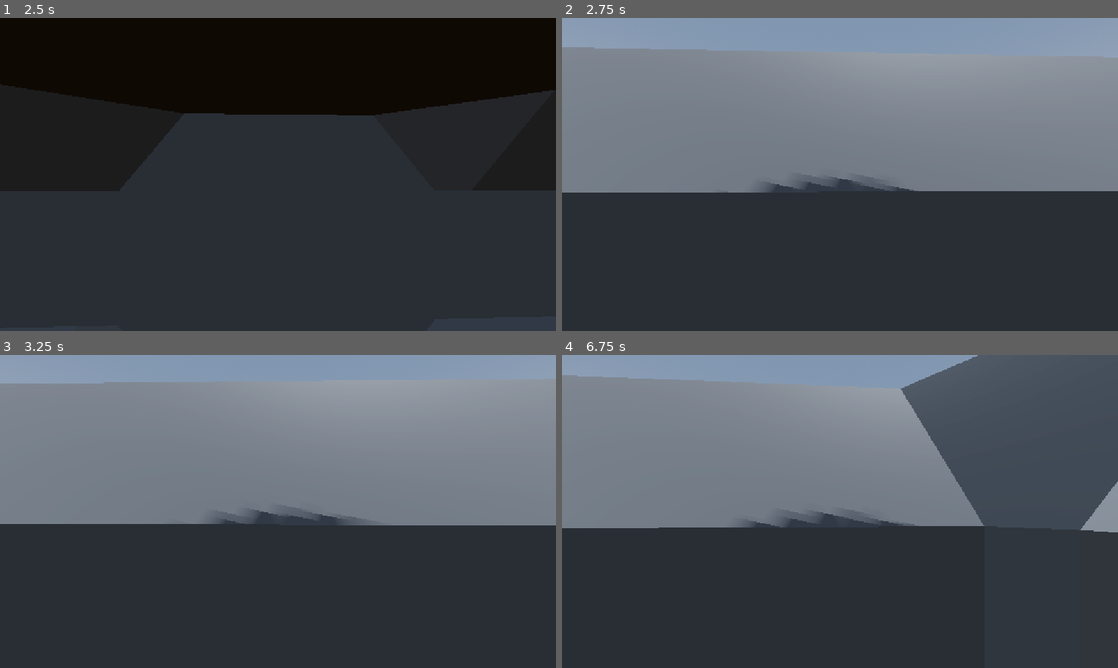
Above: before the commit, frames 1-4 (two rows, left to right).
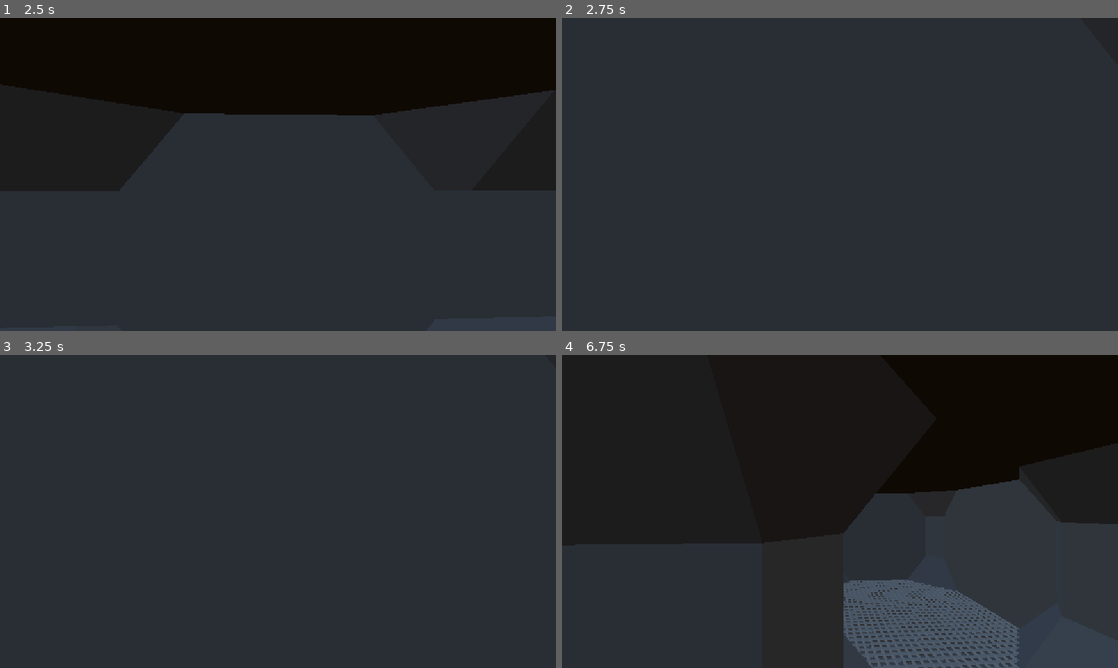
Above: after the commit, the same moments.

Repository: NicheDevelopers/brace-for-impact
Game: Godot game, scene res://src/MapGenerator/parts/corridors/demo/CorridorsDemo.tscn
Same seed, same stepped clock (60 frames per second), same inputs: the game is played once before the commit and once after it. This scene is started directly instead of the project's main scene.
Inputs (mouse positions are in pixels of both pictures, inside the frame that each line leads up to):
- Up to frame 1 (2.5 s): tap Enter at 0.5 s; move the mouse to (305, 174) at 0.52 s; hold Ctrl (crouch) 0.53-1.28 s; hold W (move_forward) from 0.53 s (still down); tap Space (jump) at 0.77, 1.52 s; move the mouse to (250, 174) at 1.27 s; tap E (interact) at 1.35 s; move the mouse to (289, 168) at 2.02 s; hold Shift (sprint) from 2.03 s (still down)
- Up to frame 2 (2.75 s): keep holding W (move_forward); keep holding Shift (sprint)
- Up to frame 3 (3.25 s): keep holding W (move_forward); move the mouse to (272, 517) at 2.77 s; release Shift (sprint) at 2.78 s; tap Ctrl (crouch) at 2.85 s; tap Space (jump) at 3.02 s
- Up to frame 4 (6.75 s): move the mouse to (878, 514) at 3.52 s; tap E (interact) at 3.6, 5.85 s; tap Space (jump) at 3.77, 4.52, 5.75, 6.02 s; move the mouse to (795, 508) at 4.27 s; tap Shift (sprint) at 4.35 s; move the mouse to (845, 511) at 5.02 s; hold Ctrl (crouch) 5.03-5.78 s; move the mouse to (817, 505) at 5.77 s; release W (move_forward) at 5.78 s; hold D (move_right) 5.78-6.53 s; move the mouse to (867, 511) at 6.52 s; hold W (move_forward) from 6.53 s (still down); hold Shift (sprint) from 6.53 s (still down)

Frame 1 is identical in both runs. In frame 2, 55% of the frame differs, in the area x 0-100%, y 0-56%; in frame 3, 54%; in frame 4, 61%, in the area x 0-100%, y 0-100%.

Commit message:
Fix collisions in T Junction corridor

Diff:
--- a/src/MapGenerator/parts/corridors/raw/CorridorJunctionT/CorridorJunctionT.tscn
+++ b/src/MapGenerator/parts/corridors/raw/CorridorJunctionT/CorridorJunctionT.tscn
@@ -1,10 +1,13 @@
-[gd_scene load_steps=4 format=3 uid="uid://cxy1wrmb6w7nc"]
+[gd_scene load_steps=5 format=3 uid="uid://cxy1wrmb6w7nc"]
 
 [ext_resource type="PackedScene" uid="uid://ci6a1irrbvn8k" path="res://src/MapGenerator/parts/corridors/raw/CorridorJunctionT/model/corridor-junction-t.glb" id="1_sxnym"]
 [ext_resource type="Material" uid="uid://rynx62he1bnt" path="res://src/MapGenerator/parts/corridors/corridor_wall_material.tres" id="2_6oqph"]
 
 [sub_resource type="ConcavePolygonShape3D" id="ConcavePolygonShape3D_sxnym"]
 data = PackedVector3Array(0.7184, -2.1261, 0.5638, 0.5702, -2.1261, 0.8687, 0.8453, -2.1261, 0.7184, 0.7184, -2.1261, 0 …(29802 unchanged characters)…
+
+[sub_resource type="BoxShape3D" id="BoxShape3D_s0b7f"]
+size = Vector3(0.17, 3.68, 2.48171)
 
 [node name="corridor-junction-t" instance=ExtResource("1_sxnym")]
 
@@ -15,3 +18,7 @@
 
 [node name="CollisionShape3D" type="CollisionShape3D" parent="Cylinder_001/StaticBody3D" index="0"]
 shape = SubResource("ConcavePolygonShape3D_sxnym")
+
+[node name="CollisionShape3D2" type="CollisionShape3D" parent="Cylinder_001/StaticBody3D" index="1"]
+transform = Transform3D(1, 0, 0, 0, 1, 0, 4.30333e-22, 0, 1, 1.19049, 8.9407e-08, -0.460383)
+shape = SubResource("BoxShape3D_s0b7f")
